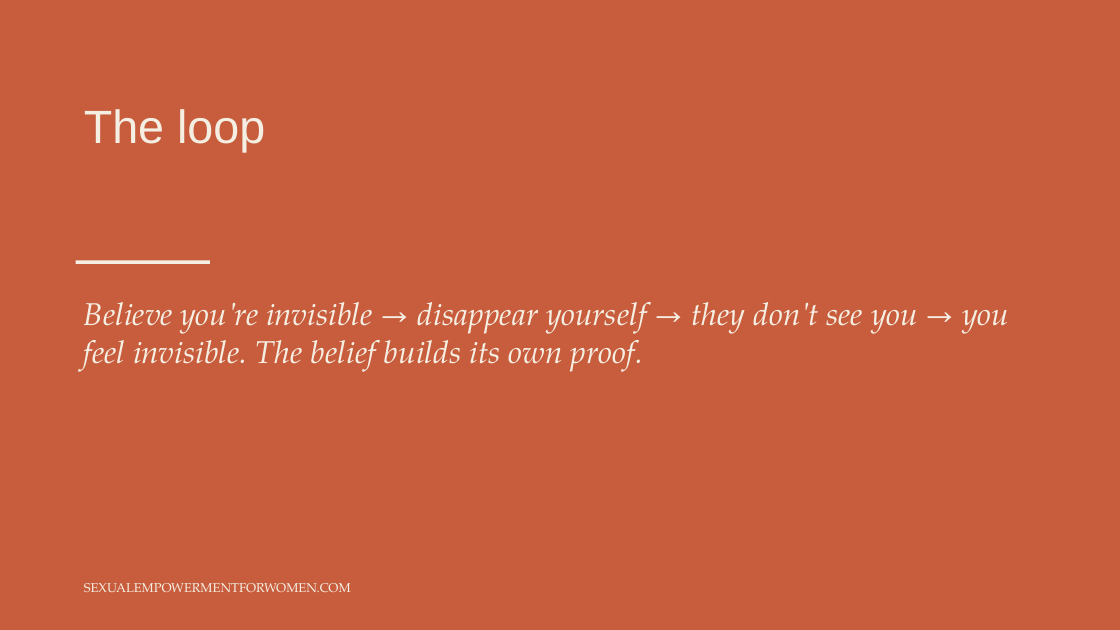
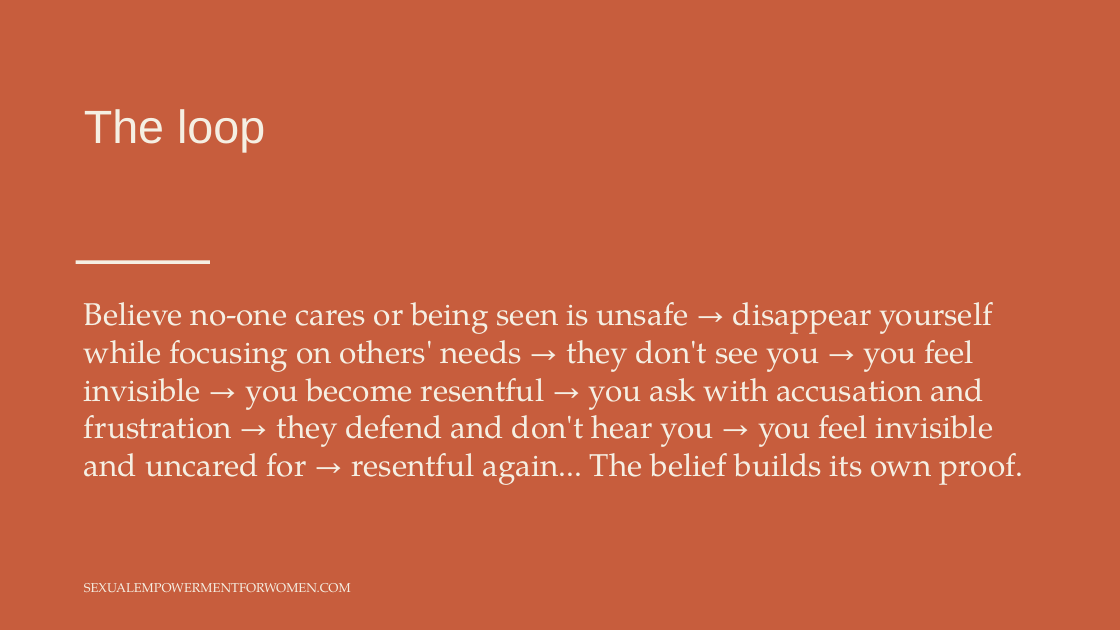
Before and after one commit to tarisha-starr/GitHub-folder, a slide deck: slide 9 of content/sessions/slides/Session-1-Coming-Home-to-Yourself.pptx. Drawn at 1120x630 pixels with LibreOffice and Linux fonts; fonts in the diff are those of the drawing. Boxes give left, top, right and bottom in pixels: in the first picture for what was removed or moved away, otherwise in the second. Text is boxed around its words. In the diff, an @@ line names an element or a change of style, - is before the commit and + after.

```diff
--- a/content/sessions/slides/Session-1-Coming-Home-to-Yourself.pptx
+++ b/content/sessions/slides/Session-1-Coming-Home-to-Yourself.pptx
@@ text at (x1=84, y1=302, x2=1023, y2=485): text changed; italic off @@
-Believe you're invisible → disappear yourself → they don't see you → you feel invisible. The belief builds its own proof.
+Believe no-one cares or being seen is unsafe → disappear yourself while focusing on others' needs → they don't see you → you feel invisible → you become resentful → you ask with accusation and frustration → they defend and don't hear you → you feel invisible and uncared for → resentful again... The belief builds its own proof.
```
Also in this commit, not shown: 15 other slides changed, 2 other files.
